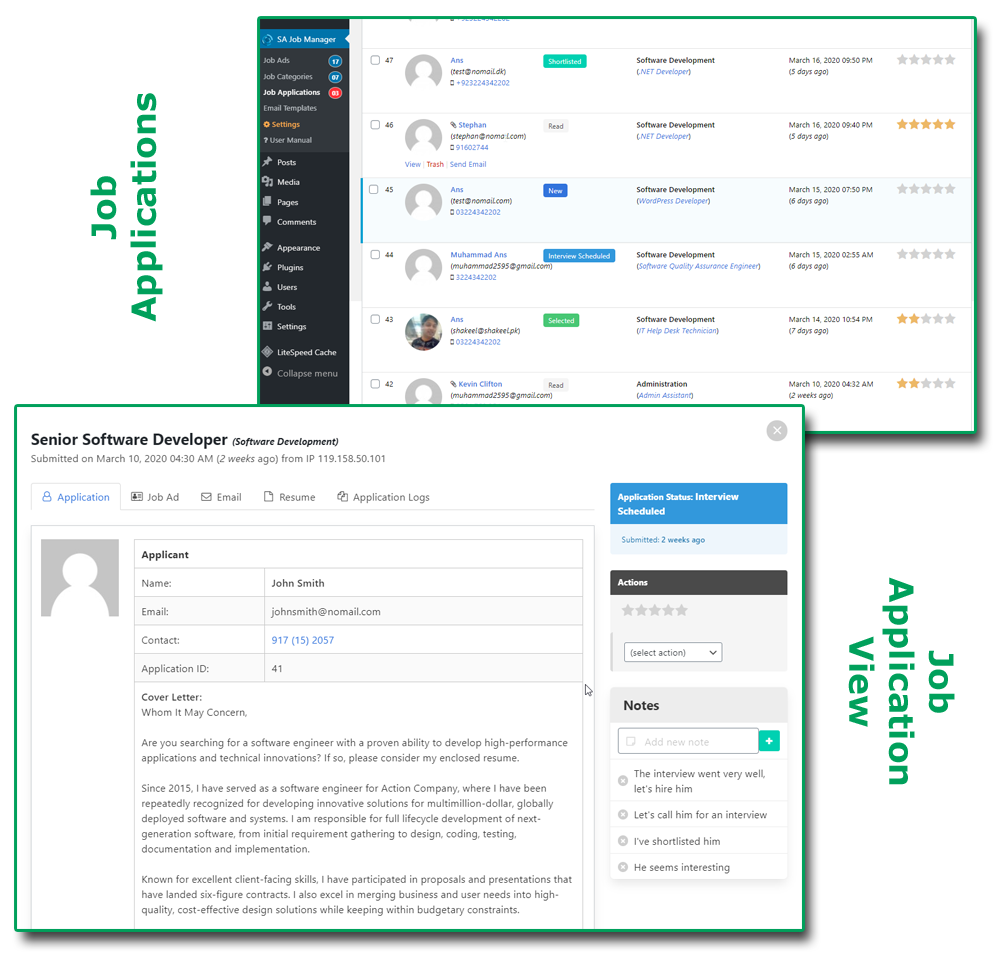
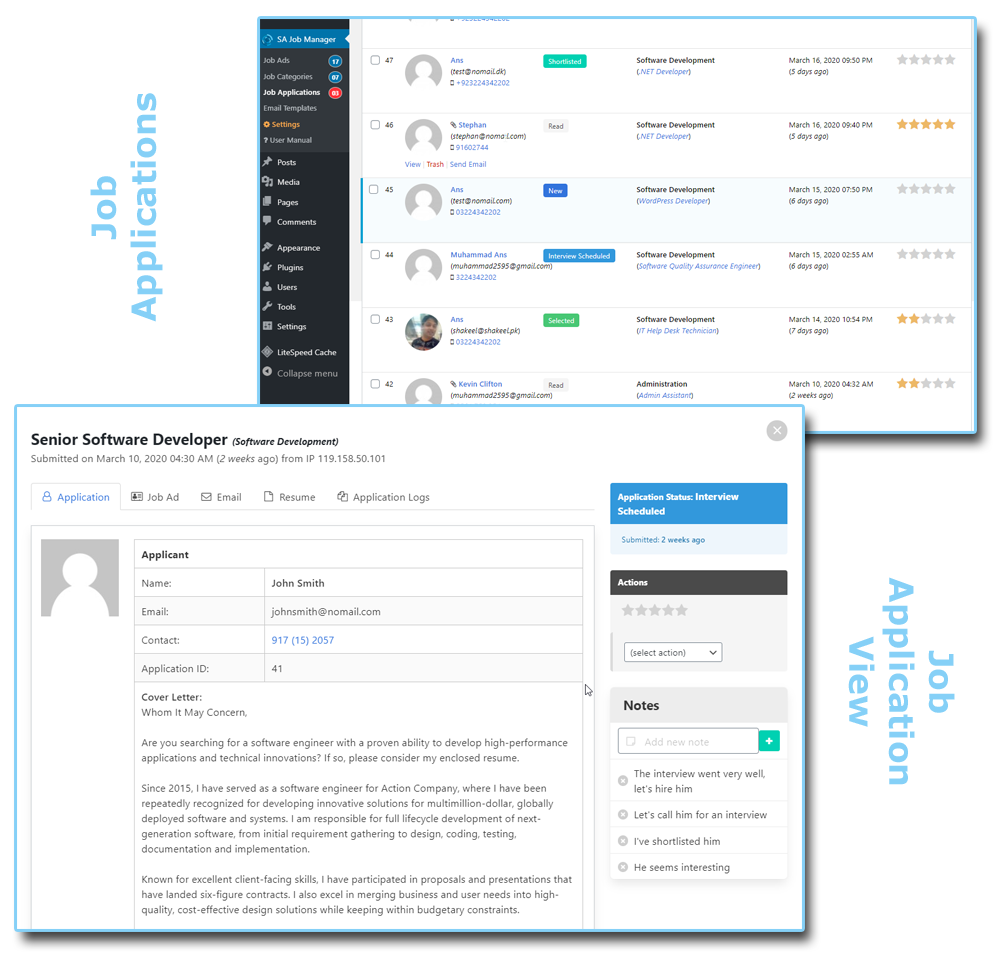
Two versions of the same layered image (1000px x 959px). Layer-by-layer changes:
painted on "Job Application View" over <box>848,577,955,785</box>
painted on "Job Applications" over <box>90,93,163,322</box>
